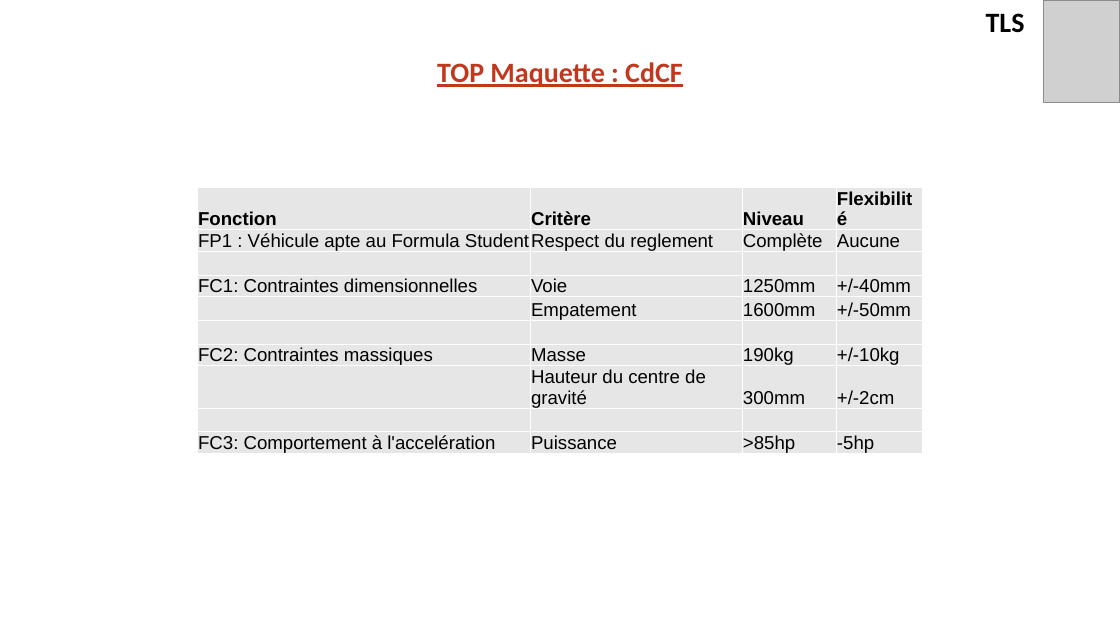
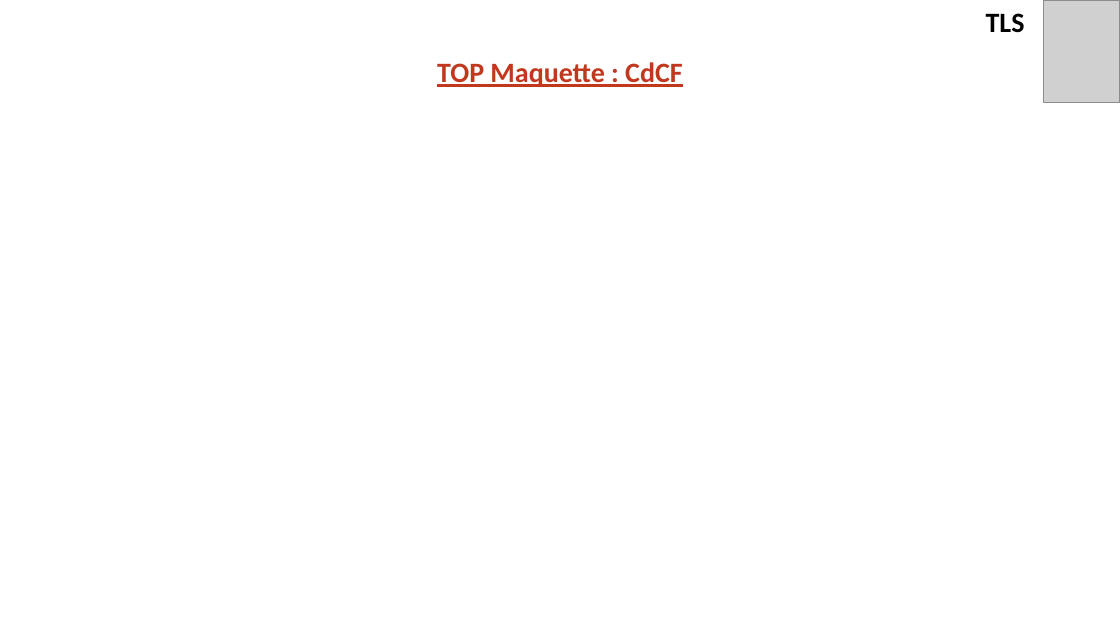
Before and after one commit to EOSCogniton/STUF-2020, a slide deck: slide 6 of AB_TOPs/02_Top_Maquette/Top_Maquette_V2.0.pptx (slide 9 before the commit). Drawn at 1120x630 pixels with LibreOffice and Linux fonts; fonts in the diff are those of the drawing; grey boxes stand for pictures; background and template pictures are left out. Boxes give left, top, right and bottom in pixels: in the first picture for what was removed or moved away, otherwise in the second. Text is boxed around its words. In the diff, an @@ line names an element or a change of style, - is before the commit and + after.

```diff
--- a/AB_TOPs/02_Top_Maquette/Top_Maquette_V2.0.pptx
+++ b/AB_TOPs/02_Top_Maquette/Top_Maquette_V2.0.pptx
@@ table removed at [197,187,923,457], 10 rows, 4 columns @@
-Fonction | Critère | Niveau | Flexibilité
-FP1 : Véhicule apte au Formula Student | Respect du reglement | Complète | Aucune
- |  |  | 
-FC1: Contraintes dimensionnelles | Voie | 1250mm | +/-40mm
- | Empatement | 1600mm | +/-50mm
- |  |  | 
-FC2: Contraintes massiques | Masse | 190kg | +/-10kg
- | Hauteur du centre de gravité | 300mm | +/-2cm
- |  |  | 
-FC3: Comportement à l'accelération | Puissance | >85hp | -5hp
```
Also in this commit, not shown: 6 other slides changed, 1 other file.
